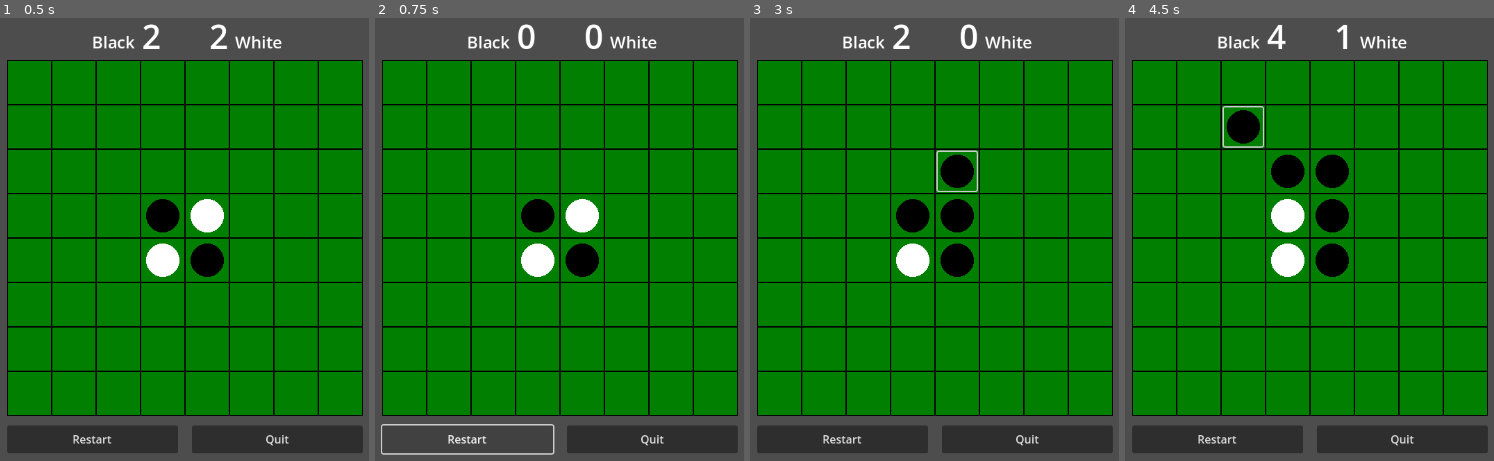
Above: before the commit, frames 1-4 (left to right).
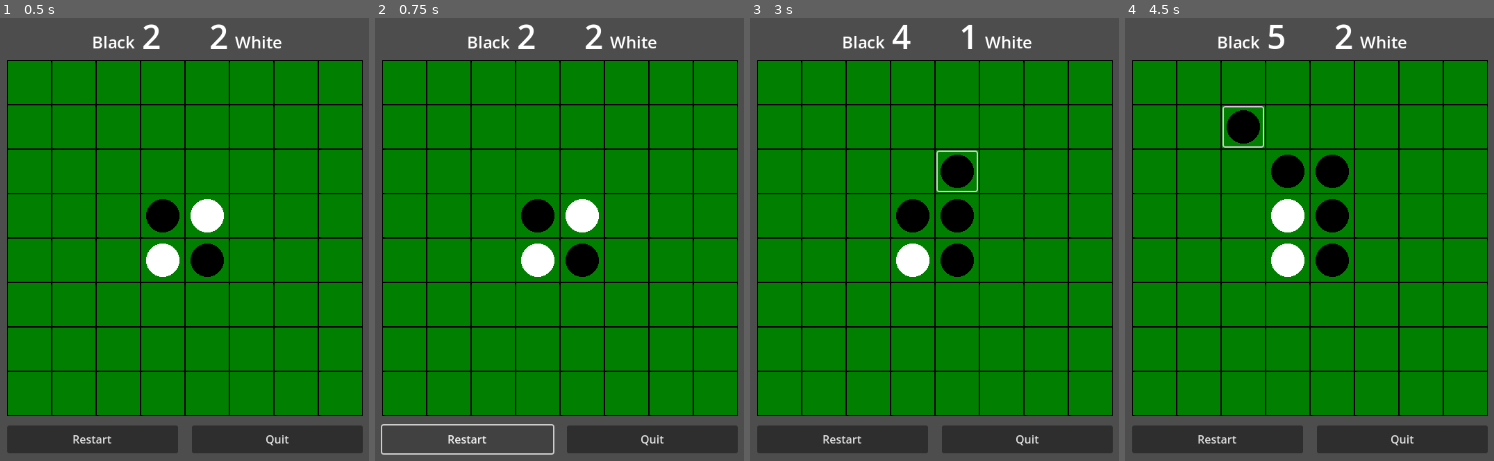
Above: after the commit, the same moments.

Repository: phrasmotica/othello
Game: Godot game, scene res://scenes/game.tscn
Two runs of this game, one before a commit and one after it. Both use one fixed random seed, a clock stepped at 60 frames per second and the inputs below.
Inputs (mouse positions are in pixels of both pictures, inside the frame that each line leads up to):
- Up to frame 1 (0.5 s): no input
- Up to frame 2 (0.75 s): click "Restart" at 0.5 s
- Up to frame 3 (3 s): click "Restart" at 1.25 s; click "Restart" at 2 s; click (956, 173) at 2.77 s
- Up to frame 4 (4.5 s): click (1287, 173) at 3.52 s; click (1243, 128) at 4.27 s

Frame 1 is identical in both runs. In frame 2, 0.3% of the frame differs, in the area x 38-62%, y 1-7%; in frame 3, 0.3%; in frame 4, 0.3%.

Commit message:
Keep track of whose turn it is in turn tracker script

Diff:
--- a/scenes/board.tscn
+++ b/scenes/board.tscn
@@ -32,10 +32,9 @@
 script = ExtResource("4_sxf1f")
 board_creator = NodePath("../BoardCreator")
 
-[node name="PlacementCalculator" type="Node" parent="." node_paths=PackedStringArray("board_creator", "cells_manager", "ray_calculator")]
+[node name="PlacementCalculator" type="Node" parent="." node_paths=PackedStringArray("cells_manager", "ray_calculator")]
 unique_name_in_owner = true
 script = ExtResource("5_espqj")
-board_creator = NodePath("../BoardCreator")
 cells_manager = NodePath("../CellsManager")
 ray_calculator = NodePath("../RayCalculator")
 
--- a/scenes/game.tscn
+++ b/scenes/game.tscn
@@ -11,8 +11,9 @@
 [node name="DebugHandler" type="Node" parent="."]
 script = ExtResource("1_bl16d")
 
-[node name="TurnTracker" type="Node" parent="."]
+[node name="TurnTracker" type="Node" parent="." node_paths=PackedStringArray("board")]
 script = ExtResource("2_qmtkb")
+board = NodePath("../Board")
 
 [node name="Board" parent="." node_paths=PackedStringArray("turn_tracker", "score_ui", "game_buttons", "debug_handler") instance=ExtResource("1_8kvr6")]
 position = Vector2(320, 68)
--- a/scripts/board.gd
+++ b/scripts/board.gd
@@ -51,14 +51,14 @@
 @onready
 var placement_calculator: PlacementCalculator = %PlacementCalculator
 
-var _next_turn_colour: BoardCell.CounterType
-
 signal score_changed(black_score: int, white_score: int)
-signal game_ended
+signal no_plays_available(colour: BoardCell.CounterType)
+signal board_reset
 
 func _ready() -> void:
 	if turn_tracker:
 		turn_tracker.starting_colour_changed.connect(_handle_starting_colour_changed)
+		turn_tracker.next_colour_changed.connect(_handle_next_colour_changed)
 
 	if score_ui:
 		score_ui.ready.connect(_handle_score_ui_ready)
@@ -66,7 +66,8 @@
 	board_state.score_changed.connect(score_changed.emit)
 
 	if not Engine.is_editor_hint():
-		board_creator.turn_ended.connect(_handle_turn_ended)
+		if turn_tracker:
+			board_creator.turn_ended.connect(turn_tracker.next)
 
 		if game_buttons:
 			game_buttons.restarted.connect(_handle_restarted)
@@ -92,8 +93,18 @@
 	board_creator.inject(initial_state)
 
 func _handle_starting_colour_changed(colour: BoardCell.CounterType) -> void:
-	_next_turn_colour = colour
+	_accept_next_colour(colour)
 
+func _handle_next_colour_changed(colour: BoardCell.CounterType) -> void:
+	_accept_next_colour(colour)
+
+	var available_play_count := placement_calculator.get_plays()
+
+	if available_play_count <= 0:
+		print("No plays available for %d" % colour)
+		no_plays_available.emit(colour)
+
+func _accept_next_colour(colour: BoardCell.CounterType) -> void:
 	if board_creator:
 		board_creator.set_next_colour(colour)
 
@@ -104,33 +115,16 @@
 	board_state.update_score()
 
 func _handle_restarted() -> void:
+	if board_state:
+		board_state.reset_board()
+
 	if board_creator:
-		board_creator.reset_board()
+		board_creator.inject(initial_state)
+
+	placement_calculator.refresh()
+
+	board_reset.emit()
 
 func _handle_play_random() -> void:
 	if board_creator:
 		board_creator.play_random()
-
-func _go_to_next_turn(last_turn_passed: bool) -> void:
-	_next_turn_colour = ((_next_turn_colour + 1) % 2) as BoardCell.CounterType
-
-	print("Turn ended, now it's %d turn" % _next_turn_colour)
-
-	board_creator.set_next_colour(_next_turn_colour)
-
-	var available_play_count := placement_calculator.get_plays()
-
-	if available_play_count <= 0:
-		print("No plays available for %d" % _next_turn_colour)
-
-		if last_turn_passed:
-			print("Game ended!")
-			game_ended.emit()
-		else:
-			# MEDIUM: if there are no possible plays, force the current player to click a
-			# "continue" button
-			print("Skipping turn")
-			_go_to_next_turn(true)
-
-func _handle_turn_ended() -> void:
-	_go_to_next_turn(false)
--- a/scripts/board_creator.gd
+++ b/scripts/board_creator.gd
@@ -26,7 +26,6 @@
 
 signal cell_counter_changed(index: int, data: BoardCellData)
 signal turn_ended
-signal board_reset
 
 func _ready() -> void:
 	if ray_calculator:
@@ -120,9 +119,6 @@
 	if cell:
 		cell.place_counter(cell_data_pool.get_next())
 
-func reset_board() -> void:
-	board_reset.emit()
-
 func _handle_cell_pressed(idx: int) -> void:
 	var cell := cells_manager.get_cell(idx)
 	cell.place_counter(cell_data_pool.get_next())
--- a/scripts/board_state.gd
+++ b/scripts/board_state.gd
@@ -11,7 +11,6 @@
 func _ready() -> void:
 	if board_creator:
 		board_creator.cell_counter_changed.connect(_handle_cell_counter_changed)
-		board_creator.board_reset.connect(_handle_board_reset)
 
 func update_score() -> void:
 	var black_score := 0
@@ -30,7 +29,7 @@
 
 	update_score()
 
-func _handle_board_reset() -> void:
+func reset_board() -> void:
 	_counters.clear()
 
 	update_score()
--- a/scripts/placement_calculator.gd
+++ b/scripts/placement_calculator.gd
@@ -1,18 +1,11 @@
 @tool
 class_name PlacementCalculator extends Node
-
-@export
-var board_creator: BoardCreator
 
 @export
 var cells_manager: CellsManager
 
 @export
 var ray_calculator: RayCalculator
-
-func _ready() -> void:
-	if board_creator:
-		board_creator.board_reset.connect(_handle_board_reset)
 
 func refresh() -> void:
 	# check place-ability under the assumption that we have all of the cells
@@ -47,6 +40,3 @@
 	# on the colour of this cell. 0 represents a black counter, 1 a white one.
 	var rays := ray_calculator.get_rays(idx, cell)
 	return rays.size() > 0
-
-func _handle_board_reset() -> void:
-	refresh()
--- a/scripts/turn_tracker.gd
+++ b/scripts/turn_tracker.gd
@@ -9,10 +9,52 @@
 
 			_emit()
 
+@export_group("External Dependencies")
+
+@export
+var board: Board
+
+var _next_turn_colour: BoardCell.CounterType
+var _last_turn_passed := false
+
 signal starting_colour_changed(colour: BoardCell.CounterType)
+signal next_colour_changed(colour: BoardCell.CounterType)
+signal game_ended
 
 func _ready() -> void:
 	get_tree().root.ready.connect(_emit)
 
+	if board:
+		board.no_plays_available.connect(_handle_no_plays_available)
+		board.board_reset.connect(_handle_board_reset)
+
 func _emit() -> void:
 	starting_colour_changed.emit(starting_colour)
+
+func next() -> void:
+	_go_to_next_turn()
+
+func _go_to_next_turn() -> void:
+	_next_turn_colour = ((_next_turn_colour + 1) % 2) as BoardCell.CounterType
+
+	print("Turn ended, now it's %d turn" % _next_turn_colour)
+
+	next_colour_changed.emit(_next_turn_colour)
+
+func _handle_no_plays_available(_colour: BoardCell.CounterType) -> void:
+	if _last_turn_passed:
+		print("Game ended!")
+		game_ended.emit()
+		return
+
+	# MEDIUM: if there are no possible plays, force the current player to click a
+	# "continue" button
+	print("Skipping turn")
+	_last_turn_passed = true
+	_go_to_next_turn()
+
+func _handle_board_reset() -> void:
+	_next_turn_colour = starting_colour
+	next_colour_changed.emit(_next_turn_colour)
+
+	_last_turn_passed = false
